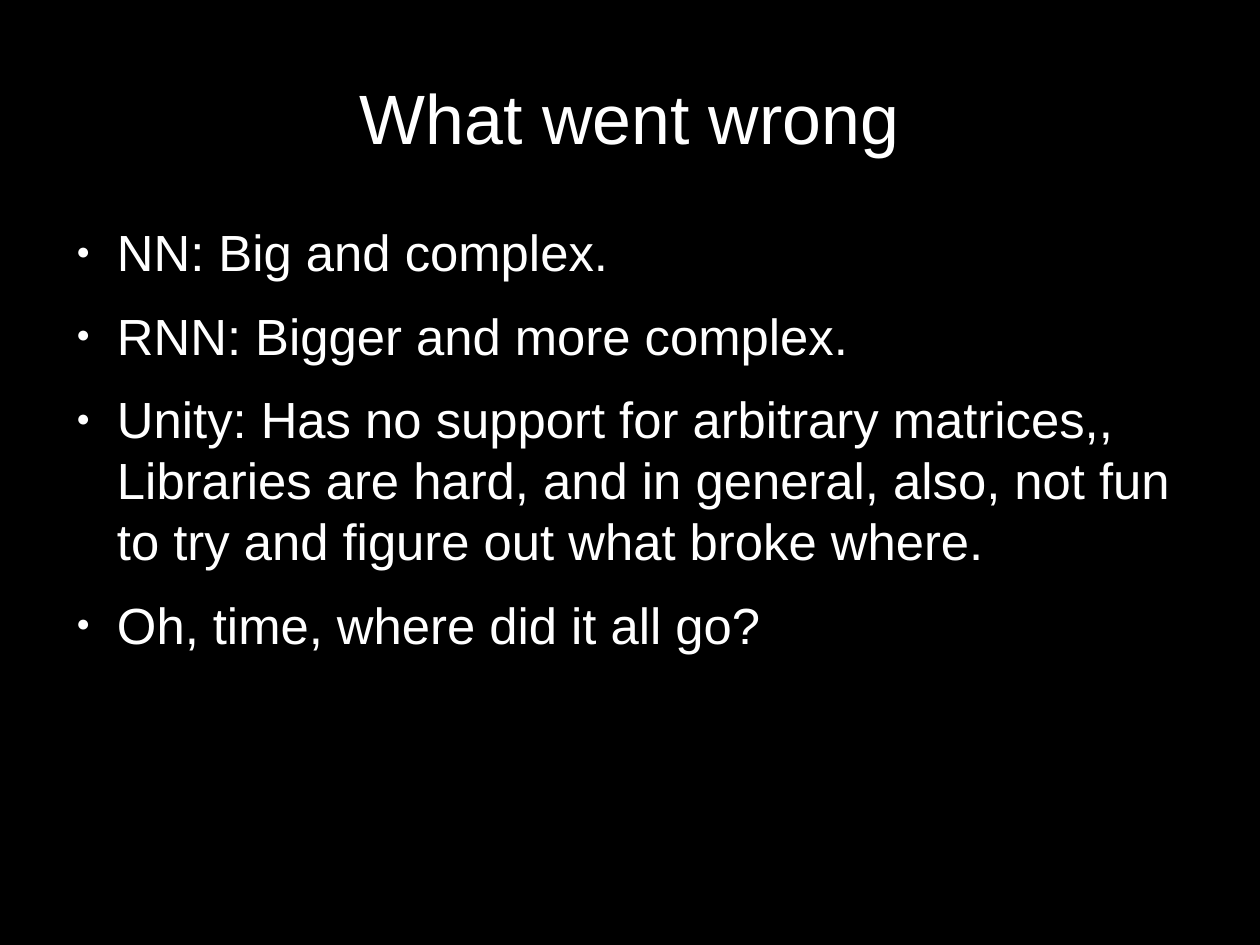
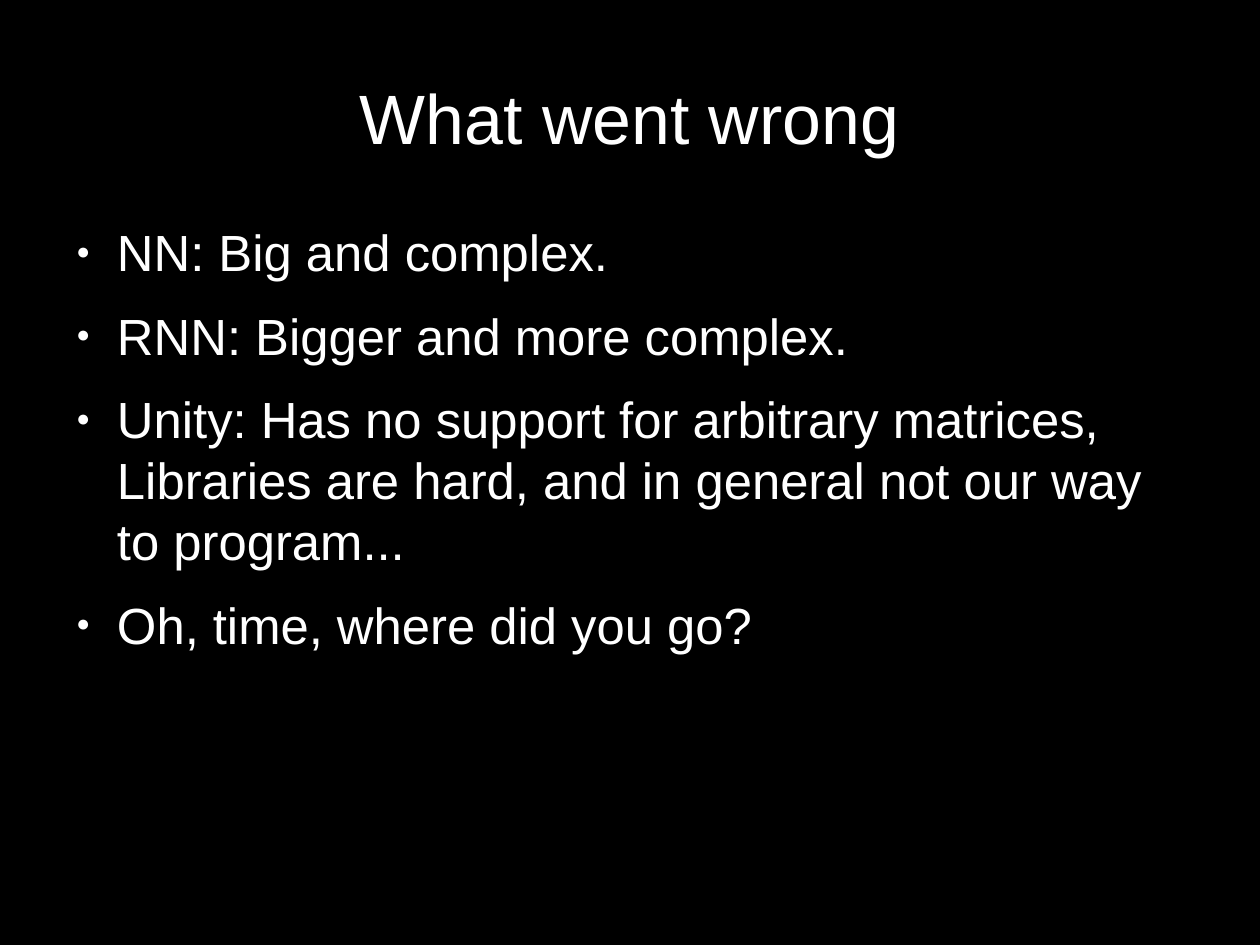
Before and after one commit to ttoocs/Cpsc565_Project, a slide deck: slide 3 of presentation/Emergent Slides.odp. Drawn at 1260x945 pixels with LibreOffice and Linux fonts; fonts in the diff are those of the drawing. Boxes give left, top, right and bottom in pixels: in the first picture for what was removed or moved away, otherwise in the second. Text is boxed around its words. In the diff, an @@ line names an element or a change of style, - is before the commit and + after.

Commit message:
More Slides!

```diff
--- a/presentation/Emergent Slides.odp
+++ b/presentation/Emergent Slides.odp
@@ text at box(117, 401, 1141, 654): text changed @@
-● Unity: Has no support for arbitrary matrices,, Libraries are hard, and in general, also, not fun to try and figure out what broke where.
-● Oh, time, where did it all go?
+● Unity: Has no support for arbitrary matrices, Libraries are hard, and in general not our way to program...
+● Oh, time, where did you go?
```
Also in this commit, not shown: 2 other slides changed.
